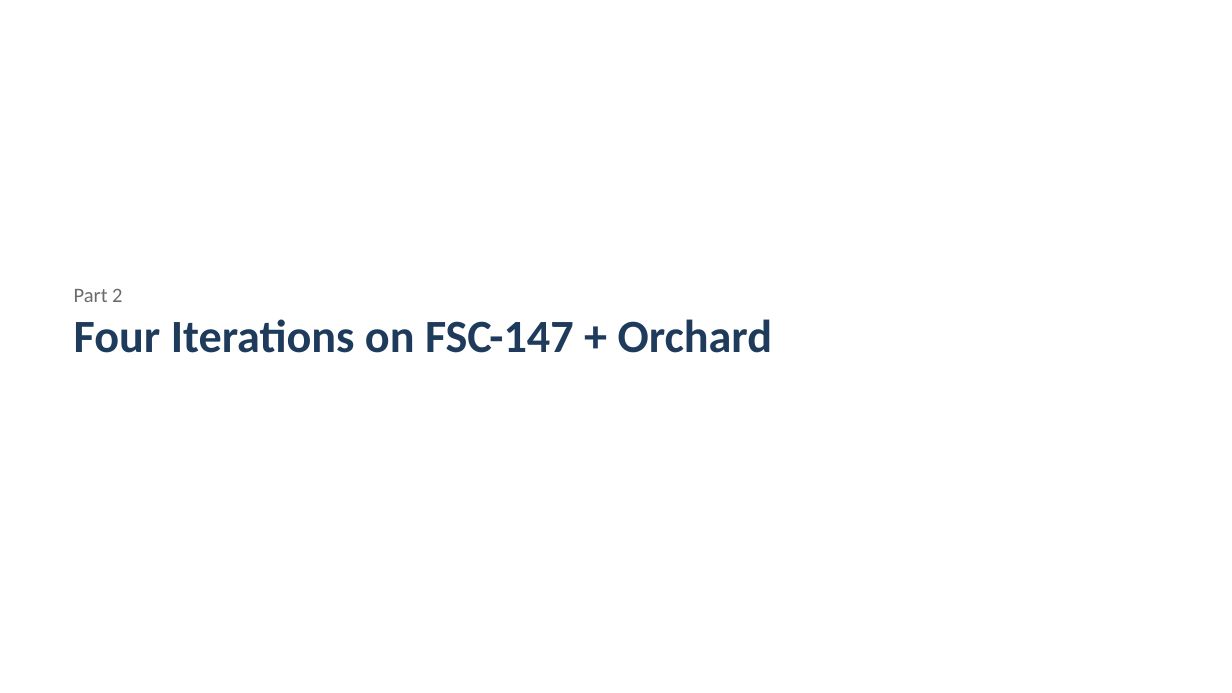
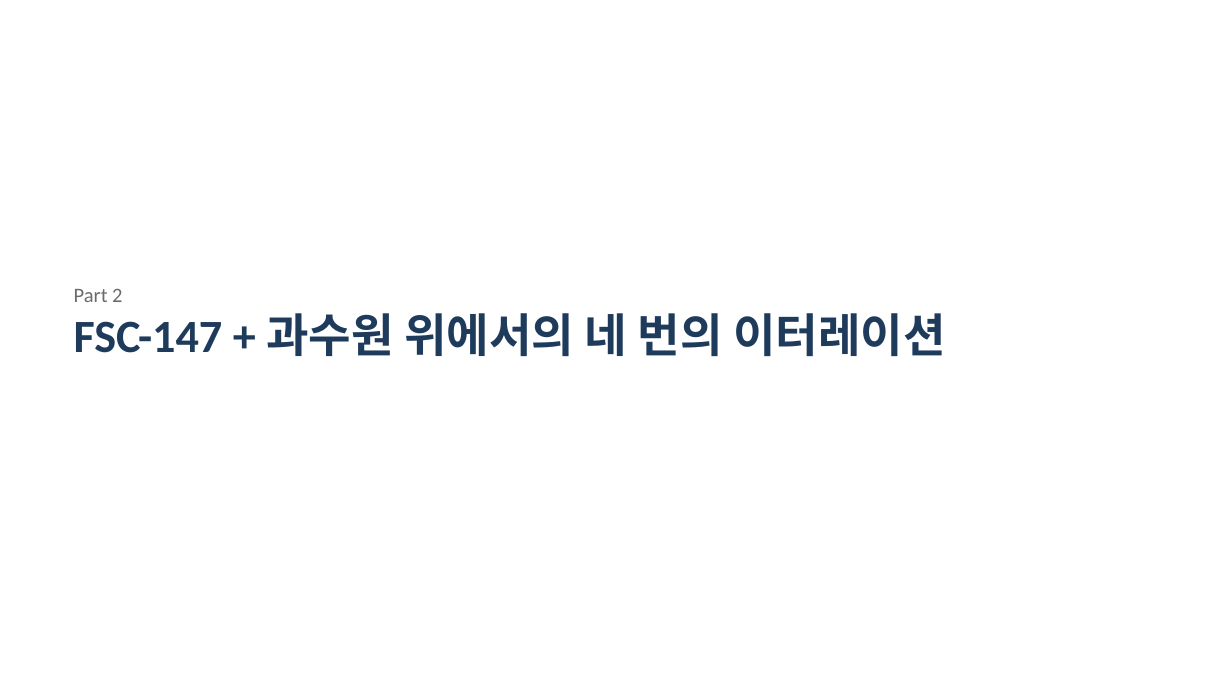
Before and after one commit to YBNML/fruit-counting, a slide deck: slide 7 of docs/presentations/fruit_counting_insights.pptx. Drawn at 1232x693 pixels with LibreOffice and Linux fonts; fonts in the diff are those of the drawing. Boxes give left, top, right and bottom in pixels: in the first picture for what was removed or moved away, otherwise in the second. Text is boxed around its words. In the diff, an @@ line names an element or a change of style, - is before the commit and + after.

Commit message:
docs(ppt): Korean narrative + future plans / target metrics / risks
Translate the insights deck to Korean (technical terms kept in English where
they are standard). Add four new slides covering next steps:

  - 향후 진행 계획: Plan 5 (data) / Plan 6 (alignment-preserving fine-tune,
    conditional on Plan 5 outcome) / Plan 7 (classifier, SR — optional).
  - 예상 결과: target MAE per stage with explicit current vs target numbers
    for apple / pear / bagged-fruit domains.
  - 진입 조건 및 타임라인: preconditions and rough effort estimates.
  - 리스크 및 감지 지표: R1-R4 with in-flight detection metrics.

Deck is now 26 slides.

```diff
--- a/docs/presentations/fruit_counting_insights.pptx
+++ b/docs/presentations/fruit_counting_insights.pptx
@@ text at [74,313,946,356]: text changed @@
-Four Iterations on FSC-147 + Orchard
+FSC-147 + 과수원 위에서의 네 번의 이터레이션
```
Also in this commit, not shown: 4 other slides changed, 20 slides added, 16 slides removed, 1 other file.
